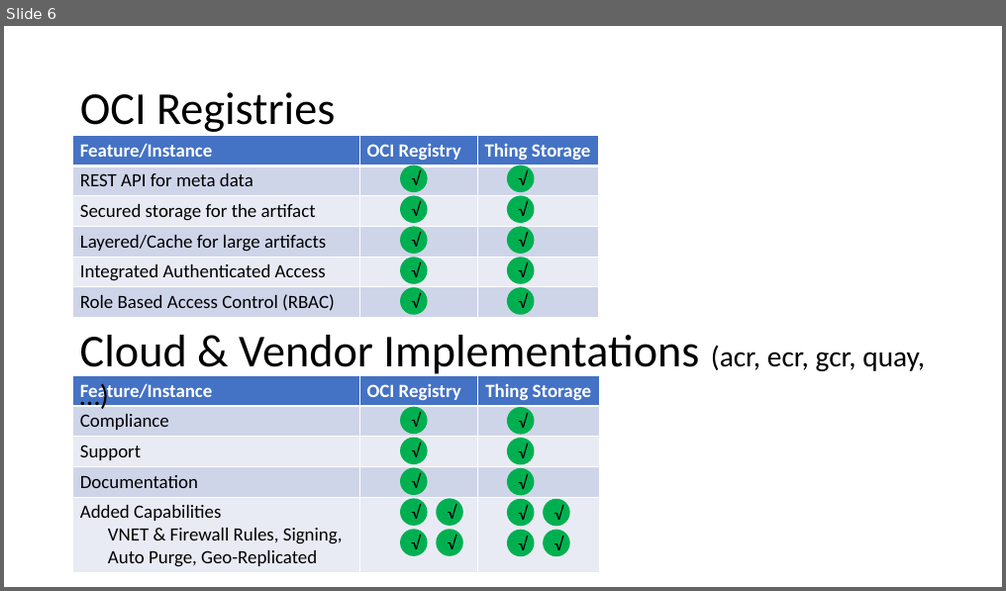
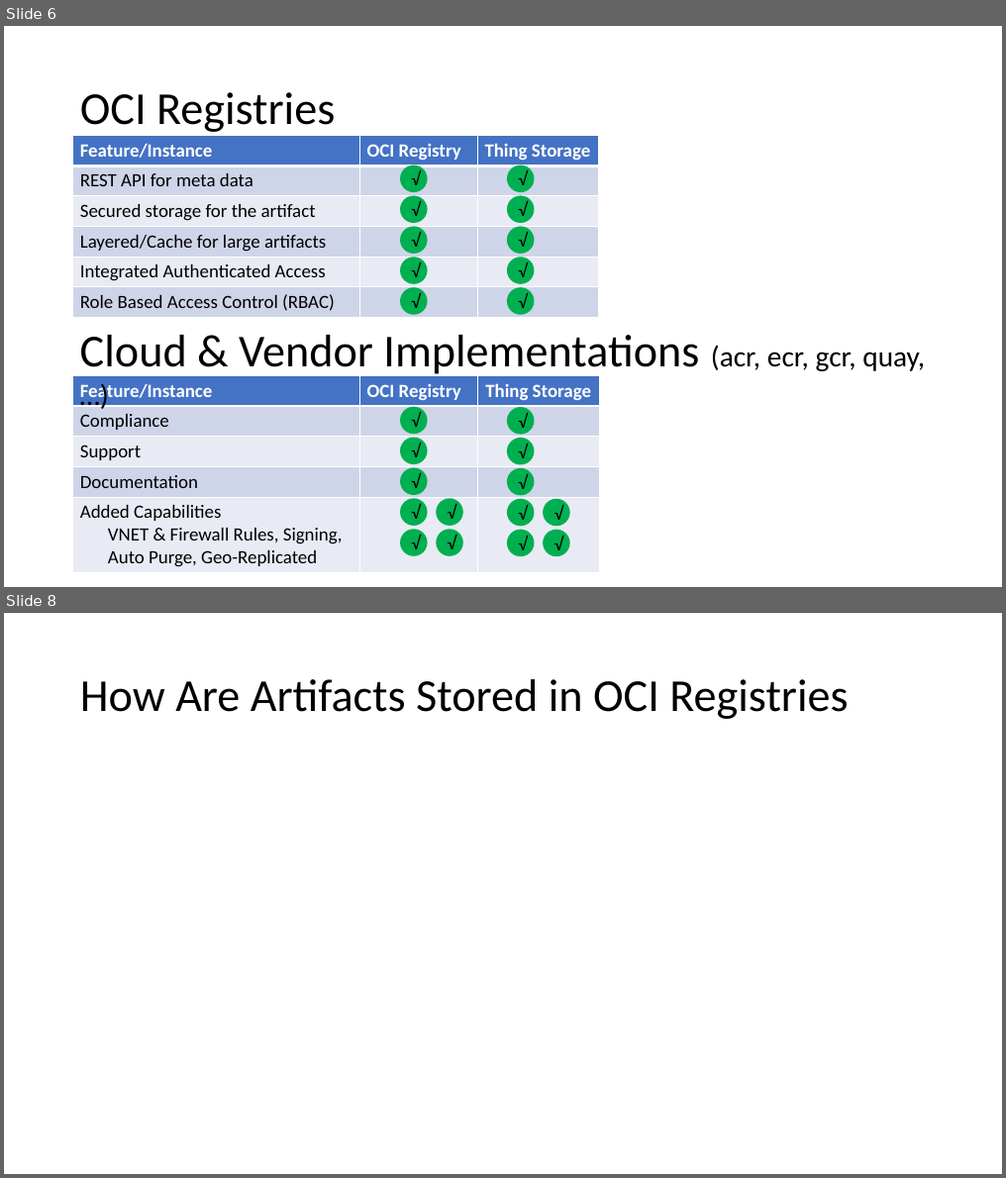
Before and after one commit to SteveLasker/Presentations, a slide deck: ACR/OCIArtifactRegistries.pptm. Shown one above the other, each under a label of ours: slide 6 before the commit, slides 6 and 8 after it; the slides between them are not shown. The pictures are 1006x591 and 1006x1178 pixels, drawn with LibreOffice and Linux fonts; fonts in the diff are those of the drawing. Boxes give left, top, right and bottom in pixels: in the first picture for what was removed or moved away, otherwise in the second. Text is boxed around its words. In the diff, an @@ line names an element or a change of style, - is before the commit and + after.

Commit message:
New Artifacts

```diff
--- a/ACR/OCIArtifactRegistries.pptm
+++ b/ACR/OCIArtifactRegistries.pptm
@@ slide 8 added at [4, 613, 1002, 1174], background #FFFFFF @@
@@ title added at [80, 679, 847, 719], 44 pt, text #000000 @@
+How Are Artifacts Stored in OCI Registries
```
Also in this commit, not shown: 2 slides changed, 10 other slides added.
